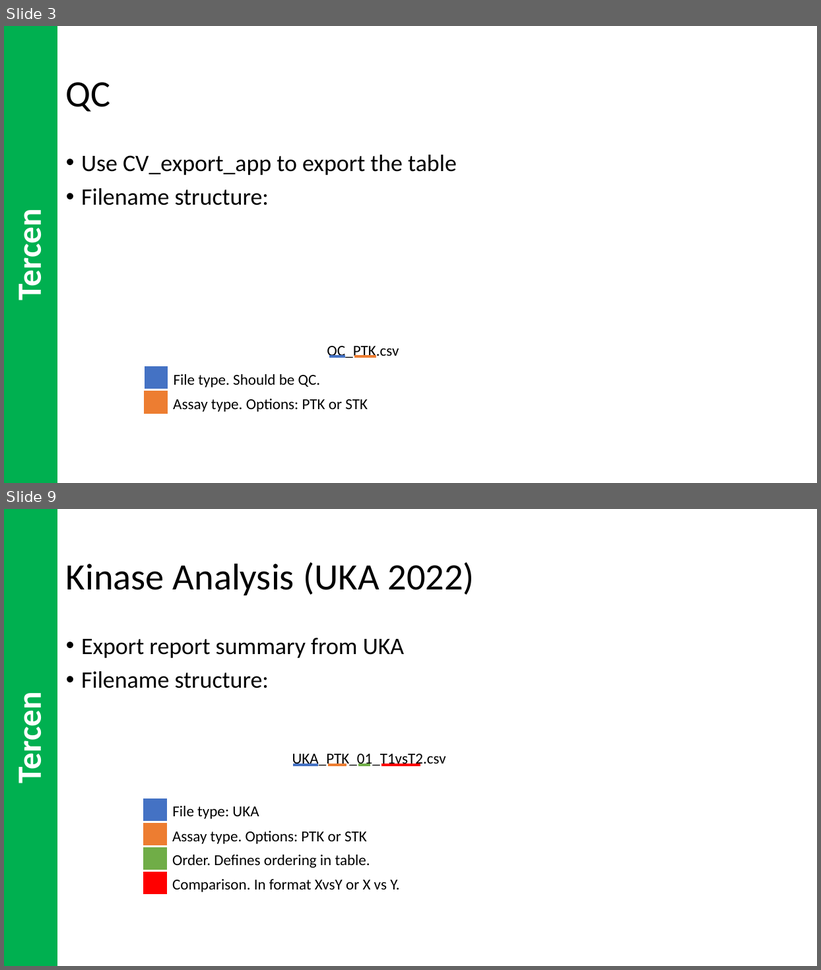
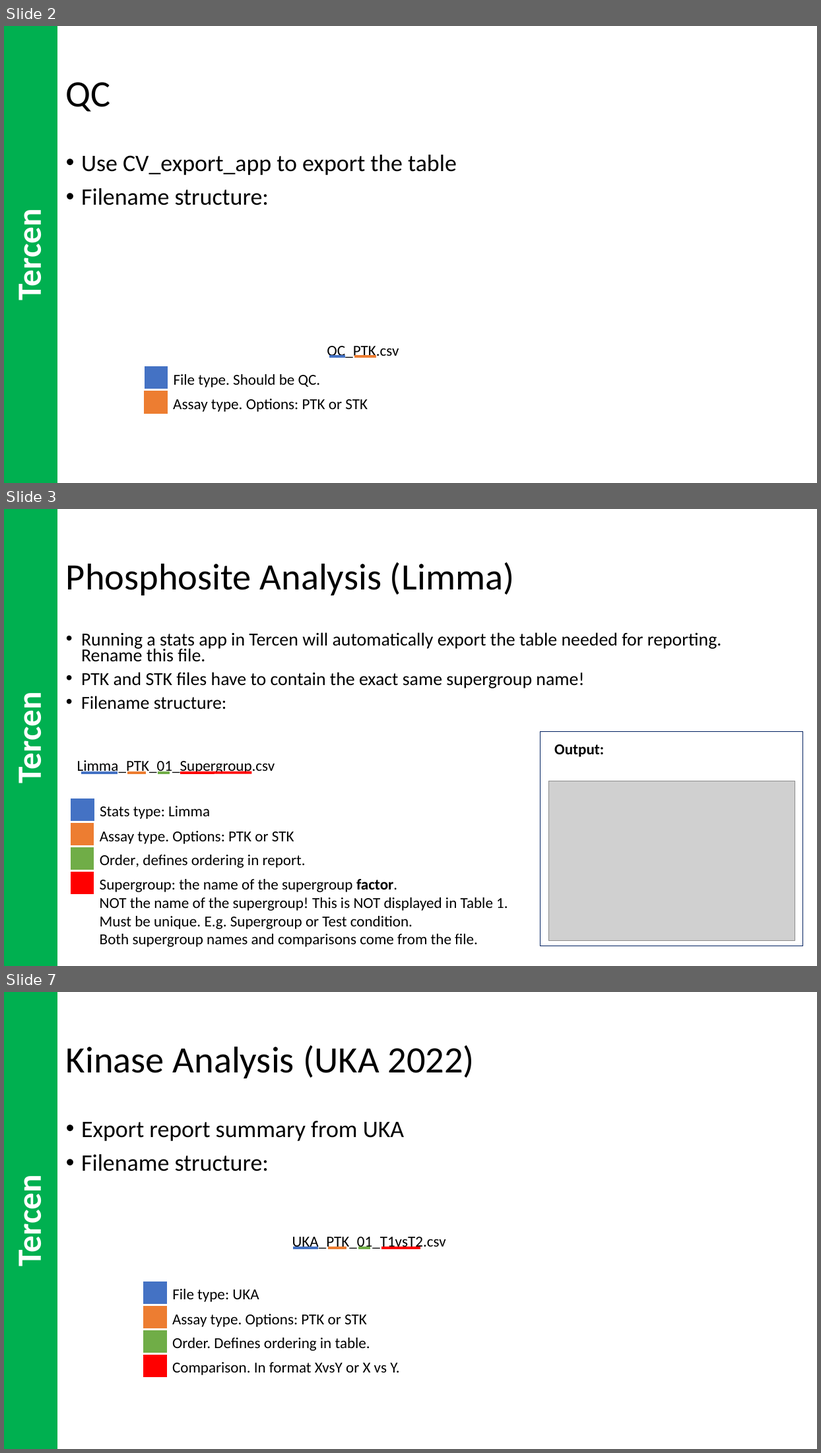
Before and after one commit to pamgene/autoreport2023, a slide deck: ref/HowToUse.pptx. Shown one above the other, each under a label of ours: slides 3 and 9 before the commit, slides 2, 3 and 7 after it; the slides between them are not shown. The pictures are 821x970 and 821x1453 pixels, drawn with LibreOffice and Linux fonts; fonts in the diff are those of the drawing; grey boxes stand for pictures. Boxes give left, top, right and bottom in pixels: in the first picture for what was removed or moved away, otherwise in the second. Text is boxed around its words. In the diff, an @@ line names an element or a change of style, - is before the commit and + after.

Commit message:
support limma

```diff
--- a/ref/HowToUse.pptx
+++ b/ref/HowToUse.pptx
@@ slide 3 added at [4, 509, 817, 966], background #FFFFFF @@
@@ rectangle added at [4, 509, 57, 966], fill #00B050, 40 pt, text #FFFFFF, bold @@
+Tercen
@@ title added at [66, 562, 515, 595], 44 pt, text #000000 @@
+Phosphosite Analysis (Limma)
@@ text added at [81, 632, 722, 710], 21.7 pt, text #000000 @@
+• Running a stats app in Tercen will automatically export the table needed for reporting. Rename this file.
+• PTK and STK files have to contain the exact same supergroup name!
+• Filename structure:
@@ rectangle added at [541, 731, 803, 947], outline #002060 1 pt @@
@@ text added at [554, 745, 604, 757], 18 pt, text #000000, bold @@
+Output:
@@ text added at [77, 760, 275, 774], 18 pt, text #000000 @@
+Limma_PTK_01_Supergroup.csv
@@ line added from (81, 772) to (118, 772), #4472C4 3 pt @@
@@ line added from (127, 772) to (146, 772), #ED7D31 3 pt @@
@@ line added from (158, 772) to (169, 772), #70AD47 3 pt @@
@@ line added from (180, 773) to (252, 772), #FF0000 3 pt @@
@@ picture added at [548, 782, 795, 941] @@
@@ rectangle added at [71, 799, 94, 821], fill #4472C4, outline #4472C4 1 pt @@
@@ rectangle added at [71, 824, 94, 846], fill #ED7D31, outline #ED7D31 1 pt @@
@@ text added at [100, 806, 210, 819], 18 pt, text #000000 @@
+Stats type: Limma
@@ text added at [100, 831, 294, 844], 18 pt, text #000000 @@
+Assay type. Options: PTK or STK
@@ rectangle added at [71, 848, 94, 869], fill #70AD47, outline #70AD47 1 pt @@
@@ text added at [100, 855, 306, 868], 18 pt, text #000000 @@
+Order, defines ordering in report.
@@ rectangle added at [71, 872, 94, 894], fill #FF0000, outline #FF0000 1 pt @@
@@ text added at [100, 879, 508, 947], 18 pt, text #000000 @@
+Supergroup: the name of the supergroup factor.
+NOT the name of the supergroup! This is NOT displayed in Table 1.
+Must be unique. E.g. Supergroup or Test condition.
+Both supergroup names and comparisons come from the file.
@@ what was slide 3 is now slide 2 @@
@@ what was slide 9 is now slide 7 @@
```
Also in this commit, not shown: 5 slides changed, 7 other files.
